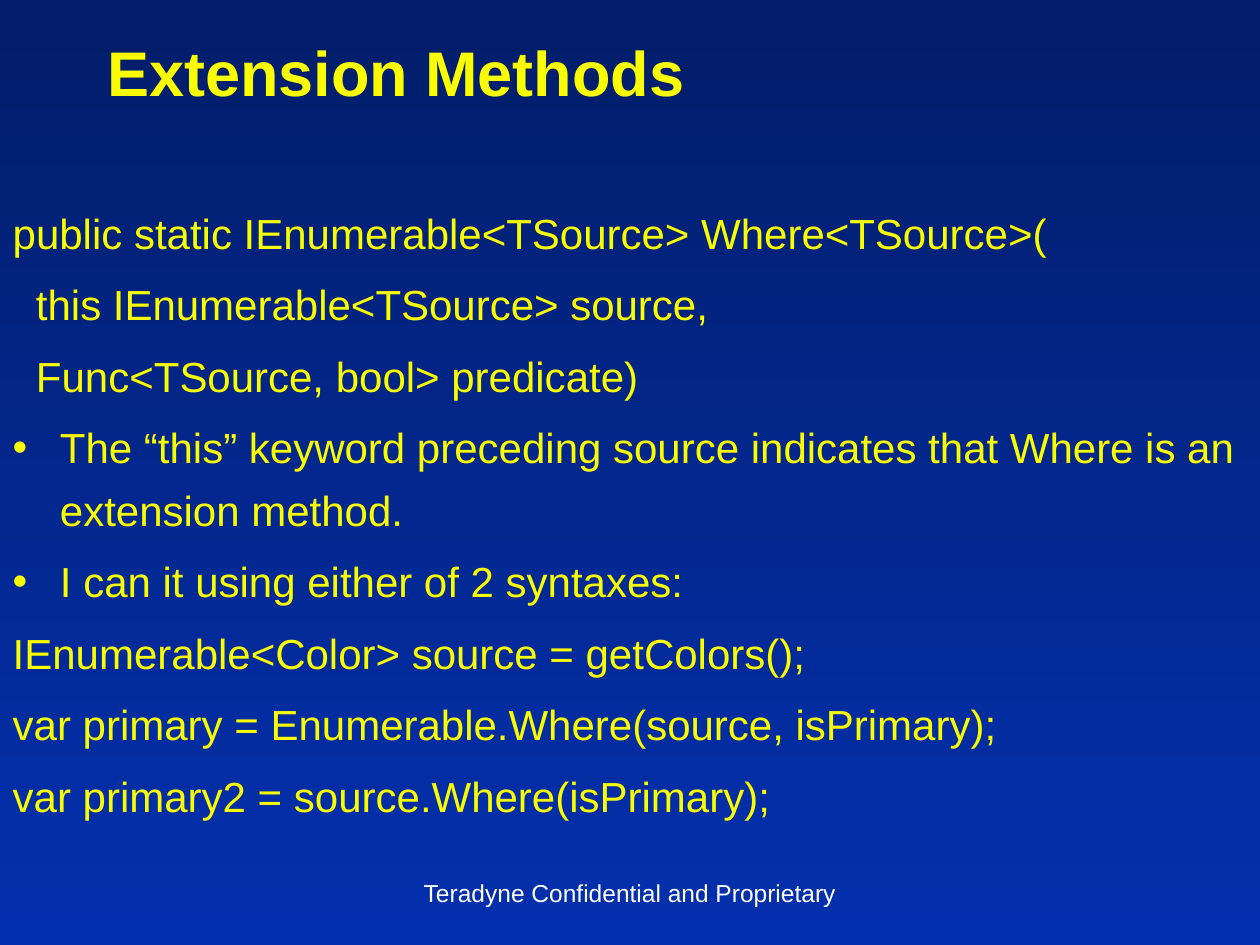
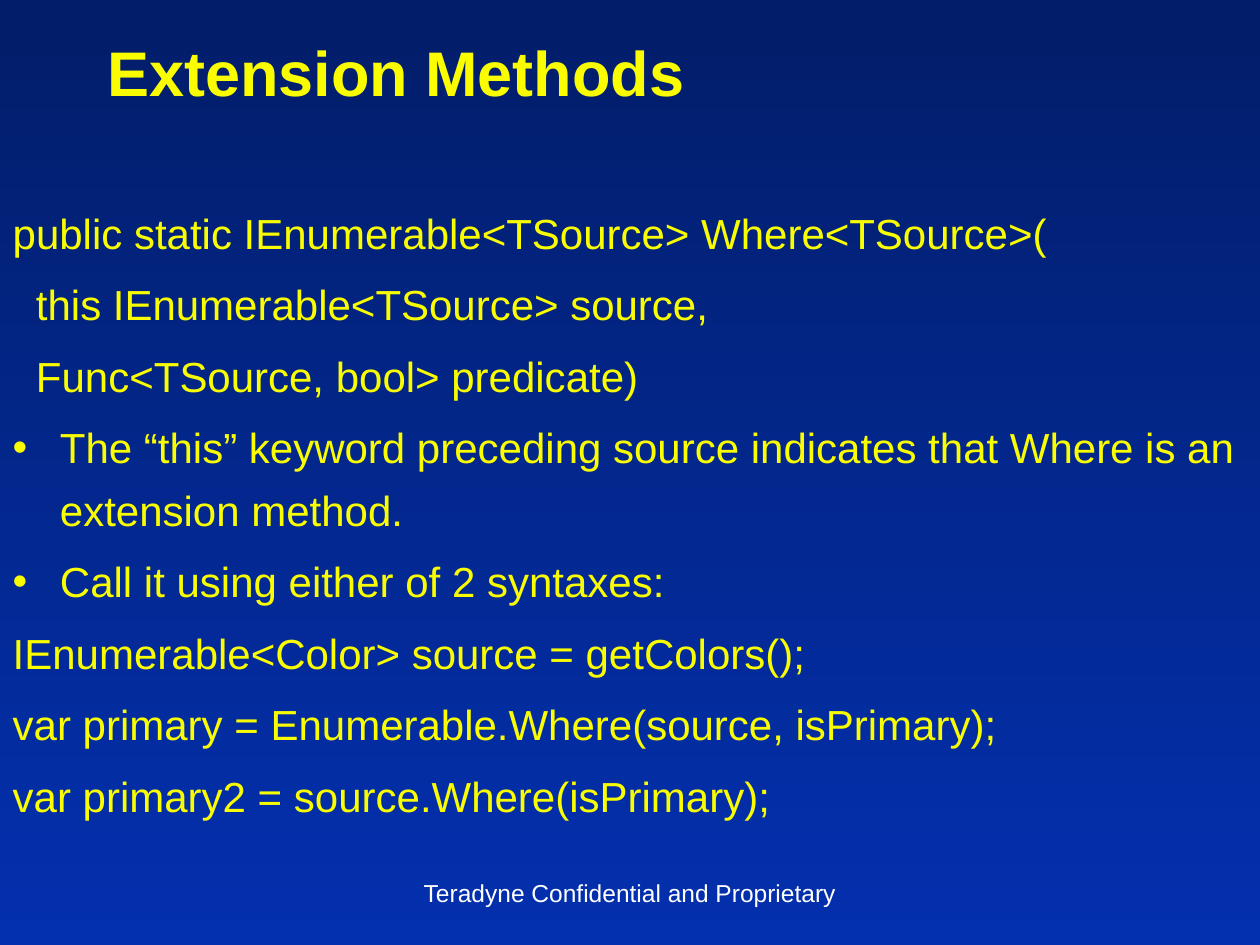
Before and after one commit to insideoutclub/Euler, a slide deck: slide 9 of FiveEasyPieces1.pptx. Drawn at 1260x945 pixels with LibreOffice and Linux fonts; fonts in the diff are those of the drawing. Boxes give left, top, right and bottom in pixels: in the first picture for what was removed or moved away, otherwise in the second. Text is boxed around its words. In the diff, an @@ line names an element or a change of style, - is before the commit and + after.

```diff
--- a/FiveEasyPieces1.pptx
+++ b/FiveEasyPieces1.pptx
@@ text at [60,566,664,606]: text changed @@
-• I can it using either of 2 syntaxes:
+• Call it using either of 2 syntaxes:
```
Also in this commit, not shown: 1 slide added, 3 other files.
